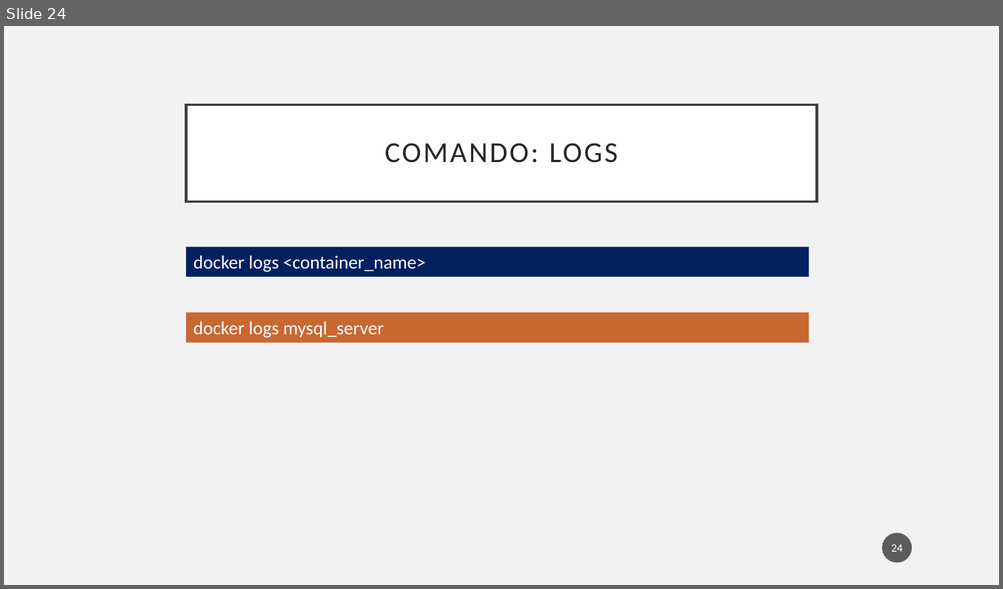
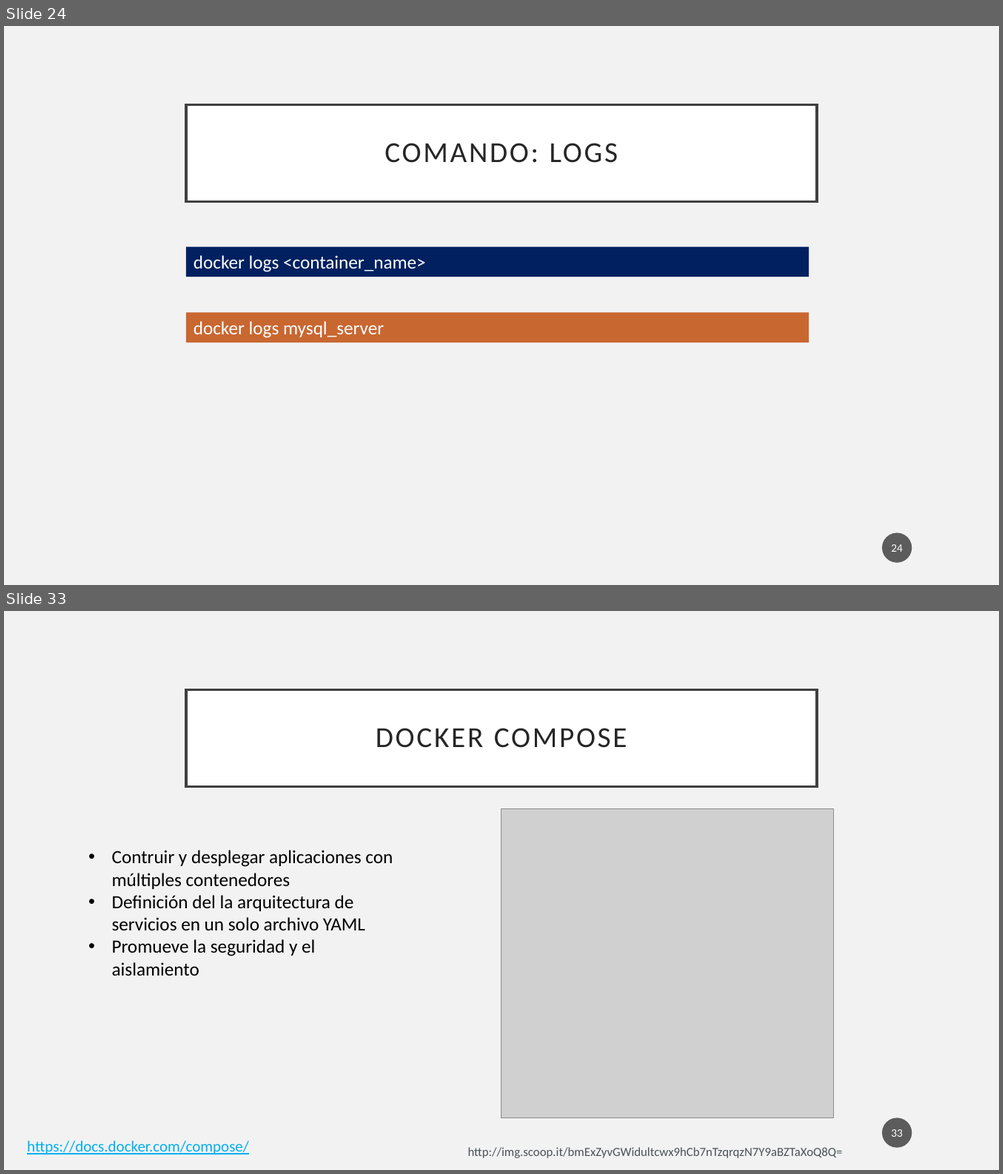
Before and after one commit to pablodevrzmz/python-docker-k8s-workshop, a slide deck: week 1/week_1_intro.pptx. Shown one above the other, each under a label of ours: slide 24 before the commit, slides 24 and 33 after it; the slides between them are not shown. The pictures are 1003x589 and 1003x1174 pixels, drawn with LibreOffice and Linux fonts; fonts in the diff are those of the drawing; grey boxes stand for pictures. Boxes give left, top, right and bottom in pixels: in the first picture for what was removed or moved away, otherwise in the second. Text is boxed around its words. In the diff, an @@ line names an element or a change of style, - is before the commit and + after.

```diff
--- a/week 1/week_1_intro.pptx
+++ b/week 1/week_1_intro.pptx
@@ slide 33 added at [4,611,999,1170], background #F2F2F2 @@
@@ title added at [186,689,817,786], fill #FFFFFF, outline #404040 2.5 pt, 28 pt, text #262626 @@
+DOCKER COMPOSE
@@ picture added at [502,809,834,1119] @@
@@ text added at [112,850,392,957], 18 pt, text #000000 @@
+• Contruir y desplegar aplicaciones con múltiples contenedores
+• Definición del la arquitectura de servicios en un solo archivo YAML
+• Promueve la seguridad y el aislamiento
@@ page number added at [882,1119,912,1148], fill #1D1D1D at 70% opacity, 11 pt, text #FFFFFF @@
+33
@@ text added at [27,1141,249,1155], 15 pt, text #00B0F0, underline @@
+https://docs.docker.com/compose/
@@ text added at [468,1147,842,1159], 12 pt, text #4A5356 @@
+http://img.scoop.it/bmExZyvGWidultcwx9hCb7nTzqrqzN7Y9aBZTaXoQ8Q=
```
Also in this commit, not shown: 1 slide changed, 9 other slides added, 6 other files.
